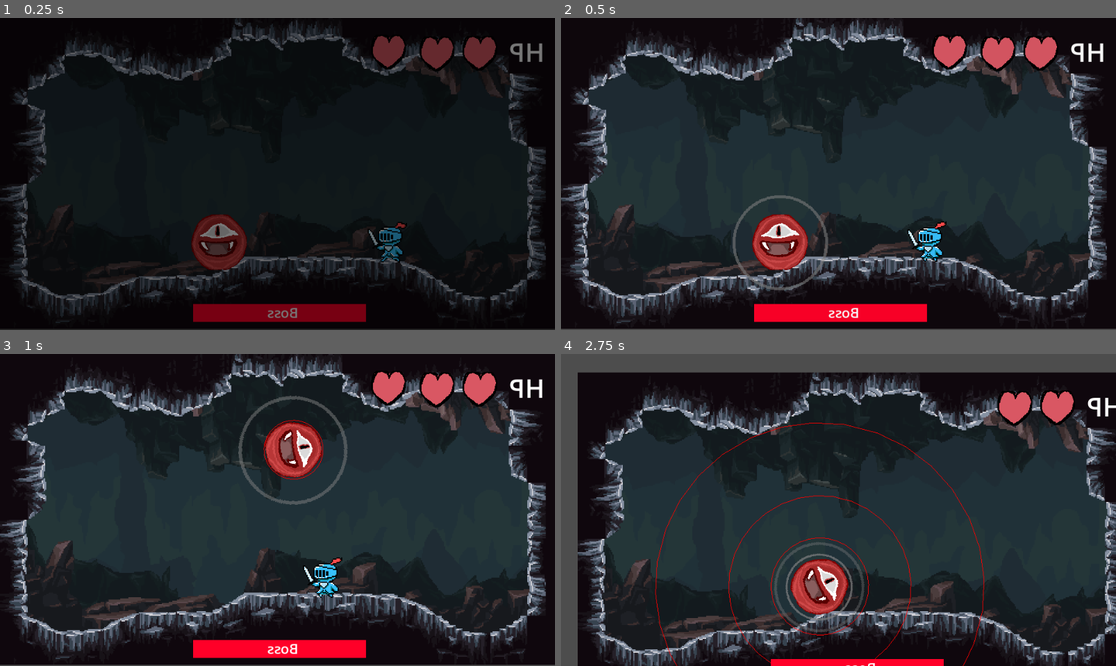
Above: before the commit, frames 1-4 (two rows, left to right).
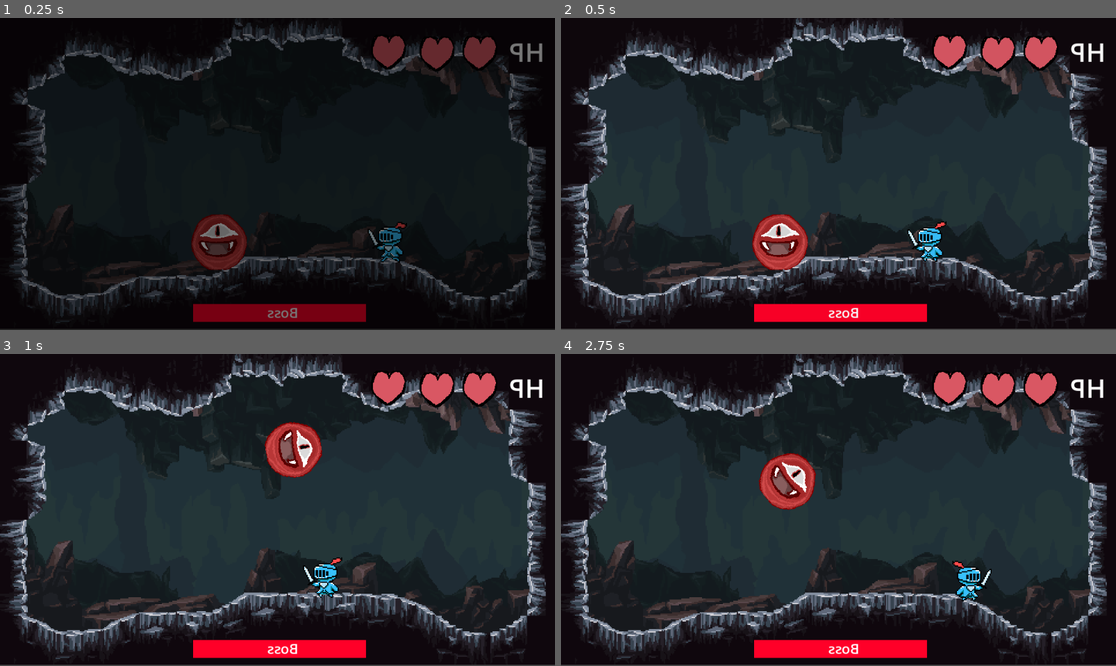
Above: after the commit, the same moments.

Repository: FlafyDev/gmtk-2023
Game: Godot game, scene res://Manager.tscn
Two runs of this game, one before a commit and one after it. Both use one fixed random seed, a clock stepped at 60 frames per second and the inputs below.
Inputs:
- Up to frame 1 (0.25 s): no input
- Up to frame 2 (0.5 s): no input
- Up to frame 3 (1 s): hold Right (right) from 0.53 s (still down); tap J (ability1) at 0.6 s; tap Up (up) at 0.77, 0.8 s
- Up to frame 4 (2.75 s): tap Up (up) at 1.07, 1.35, 1.52, 1.82, 2.3 s; tap J (ability1) at 1.55, 2.1 s; release Right (right) at 2.03 s; hold Left (left) from 2.03 s (still down)

Frame 1 is identical in both runs. In frame 2, 0.5% of the frame differs, in the area x 30-49%, y 56-88%; in frame 3, 0.8%; in frame 4, 41%, in the area x 0-100%, y 0-100%.

Commit message:
update

Diff:
--- a/character.gd
+++ b/character.gd
@@ -6,18 +6,20 @@
 const DAMPING = 0.7
 
 var ability_cycle = [
-	"lazers",
-	"roll",
-	"explosion",
-	"bounce",
-	"disk",
+	# "lazers",
+	# "roll",
+	# "explosion",
+	# "bounce",
+	# "disk",
 ]
 
+var cycle_index = 0
+
 var activated_abilities = [
-	"axes",
+	# "axes",
 	# "spikes",
-	"bite",
-	"slam",
+	# "electric_field",
+	# "slam",
 ]
 
 @onready var collision = $CollisionShape2D
@@ -36,6 +38,8 @@
 var invincTimer = 0
 var maxHp = 5
 var hp = maxHp
+var abilityMarginTime = 6
+var abilityTimer = 1
 
 func _ready():
 	randomize()
@@ -43,6 +47,7 @@
 	prelazers.visible = false
 	velocity.x = 10;
 	velocity.y = 1;
+	abilityTimer = abilityMarginTime
 	$RollDust.visible = false
 	if "spikes" in activated_abilities:
 		regenerate_spikes()
@@ -62,6 +67,14 @@
 	_onLazerTick(delta)
 
 	_onElectricFieldTick(delta)
+
+	if abilityTimer > 0 && len(ability_cycle) > 0:
+		abilityTimer -= delta
+		if abilityTimer <= 0:
+			doAbility(ability_cycle[cycle_index % len(ability_cycle)])
+			cycle_index += 1
+			abilityTimer = abilityMarginTime
+
 
 	if invincTimer > 0:
 		invincTimer -= delta
@@ -69,8 +82,6 @@
 		if invincTimer <= 0:
 			visible = true
 
-
-
 	for herobody in $Area2D.get_overlapping_bodies():
 		herobody.damage(1)
 
@@ -88,18 +99,20 @@
 	if is_on_floor():
 		rotation += velocity.x * delta / collision.shape.radius
 
-	if Input.is_action_just_pressed("ability1"):
+	# if Input.is_action_just_pressed("ability1"):
 		# shoot_disk()
-		explosion()
+		# explosion()
 		# regenerate_spikes()
 		# lazers()
 		# roll()
 
 	# Only allow jumping when on the ground
 	if Input.is_action_just_pressed("up") and is_on_floor() && bounceTimer <= 0:
-		axes()
+		if "axes" in activated_abilities:
+			axes()
 		velocity.y = JUMP_SPEED
-		slamTimer = 0.3
+		if "slam" in activated_abilities:
+			slamTimer = 0.3
 
 	if velocity.x != 0:
 		lastDirection = sign(velocity.x)
@@ -118,6 +131,18 @@
 
 	if "spikes" in activated_abilities:
 		regenerate_spikes()
+
+func doAbility(name):
+	match name:
+		"lazers": lazers()
+		"roll": roll()
+		"explosion": explosion()
+		"bounce": bounce()
+		"disk": shoot_disk()
+		"axes": axes()
+		"spikes": 0
+		"electric_field": 0
+		"slam": 0
 
 func roll():
 	prerolling = 2
@@ -191,19 +216,21 @@
 var activeFieldTime = 0
 
 func _onElectricFieldTick(delta):
-	$NaturalElectricField.visible = len($ElectricFieldArea.get_overlapping_bodies()) == 0
-	$ActiveElectricField.visible = !$NaturalElectricField.visible
-	if ($ActiveElectricField.visible):
-		activeFieldTime += delta
-		if activeFieldTime >= 2:
+	if "electric_field" in activated_abilities:
+		$NaturalElectricField.visible = len($ElectricFieldArea.get_overlapping_bodies()) == 0
+		$ActiveElectricField.visible = !$NaturalElectricField.visible
+		if ($ActiveElectricField.visible):
+			activeFieldTime += delta
+			if activeFieldTime >= 2:
+				activeFieldTime = 0
+				hero.damage(1)
+				var instance = lightningScene.instantiate()
+				hero.add_child(instance)
+		else:
 			activeFieldTime = 0
-			hero.damage(1)
-			var instance = lightningScene.instantiate()
-			hero.add_child(instance)
-
-
 	else:
-		activeFieldTime = 0
+		$NaturalElectricField.visible = false
+		$ActiveElectricField.visible = false
 
 
 var slamTimer = 0;
--- a/character.tscn
+++ b/character.tscn
@@ -103,7 +103,6 @@
 texture = ExtResource("2_x43vg")
 
 [node name="CollisionShape2D" type="CollisionShape2D" parent="."]
-visible = false
 position = Vector2(0, 2)
 shape = SubResource("CapsuleShape2D_nsxj5")
 
